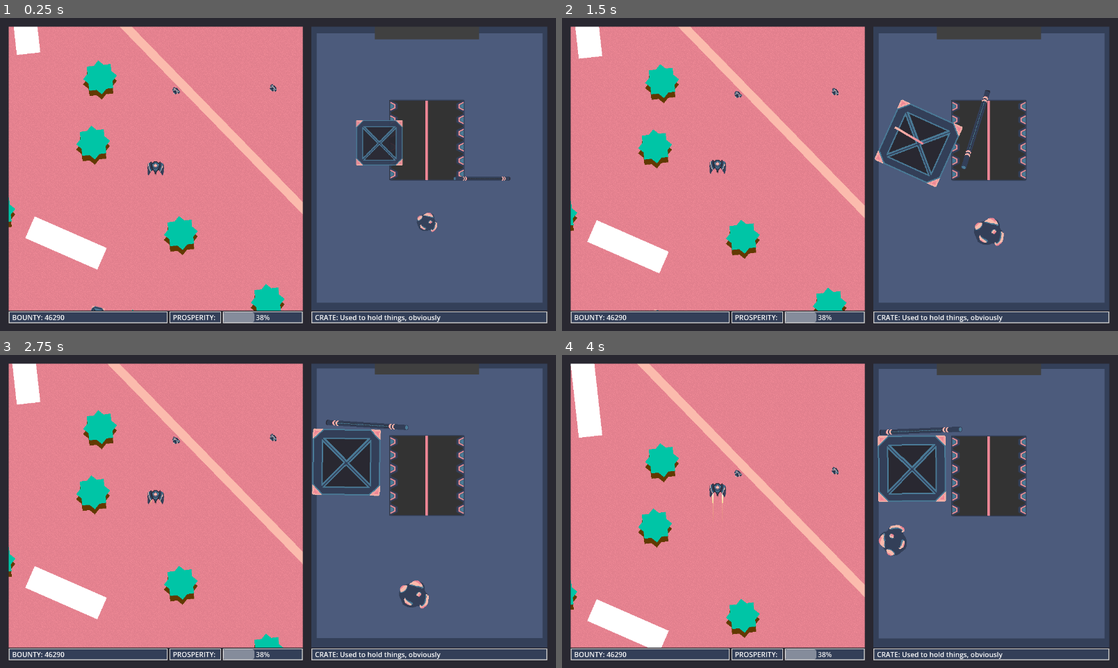
Above: before the commit, frames 1-4 (two rows, left to right).
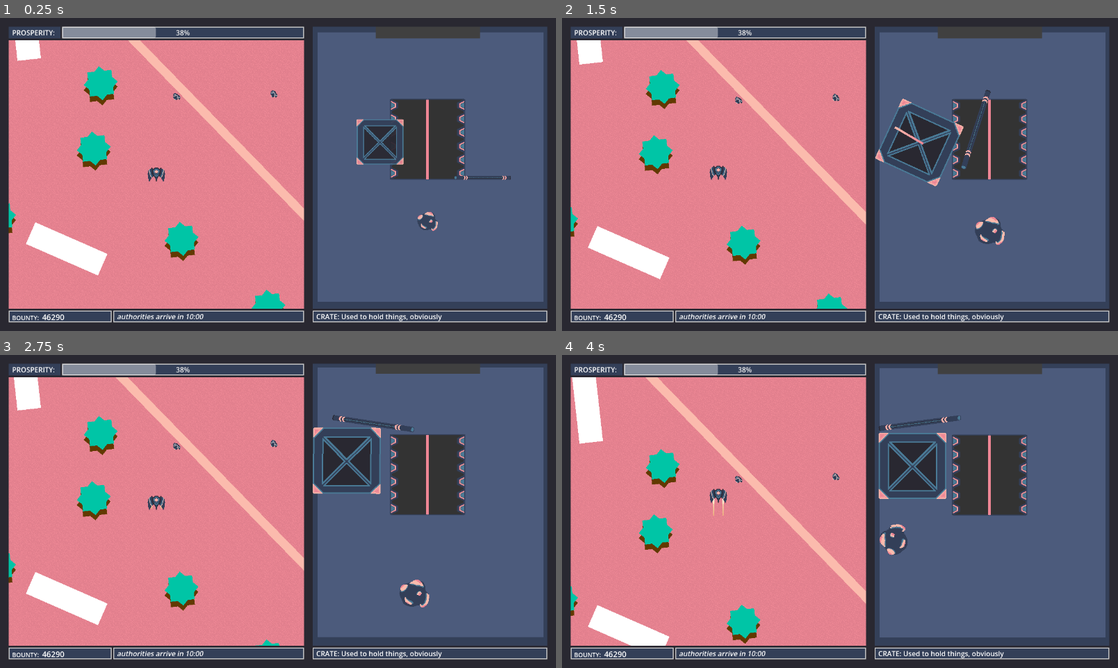
Above: after the commit, the same moments.

Repository: AstralStew/ProjectThornbury
Game: Godot game, scene res://Scenes/level.tscn
Two runs of this game, one before a commit and one after it. Both use one fixed random seed, a clock stepped at 60 frames per second and the inputs below.
Inputs (mouse positions are in pixels of both pictures, inside the frame that each line leads up to):
- Up to frame 1 (0.25 s): no input
- Up to frame 2 (1.5 s): drag from (990, 168) to (834, 89) at 0.52 s; drag from (923, 146) to (834, 89) at 1.27 s
- Up to frame 3 (2.75 s): move the mouse to (389, 436) at 2.02 s; hold D (MoveRight) from 2.03 s (still down); hold Shift (Boost) from 2.03 s (still down); click (389, 436) at 2.17 s
- Up to frame 4 (4 s): release D (MoveRight) at 2.75 s; release Shift (Boost) at 2.75 s; drag from (973, 596) to (739, 439) at 2.77 s; move the mouse to (1006, 558) at 3.52 s; hold A (MoveLeft) from 3.53 s (still down); hold Shift (Boost) from 3.53 s (still down)

The runs differ from the first frame. In frame 1, 9.8% of the frame differs, in the area x 1-99%, y 2-98%; in frame 2, 10%; in frame 3, 10%; in frame 4, 11%.

Commit message:
UI futzing

Diff:
--- a/Scenes/level.tscn
+++ b/Scenes/level.tscn
@@ -7,16 +7,21 @@
 
 [sub_resource type="StyleBoxFlat" id="StyleBoxFlat_wqkje"]
 content_margin_left = 8.0
-content_margin_top = 0.0
+content_margin_top = 2.0
 content_margin_right = 8.0
-content_margin_bottom = 0.0
+content_margin_bottom = 2.0
 bg_color = Color(0.2, 0.24705882, 0.34509805, 1)
 border_width_left = 2
 border_width_top = 2
 border_width_right = 2
 border_width_bottom = 2
-expand_margin_top = 2.0
-expand_margin_bottom = 2.0
+
+[sub_resource type="StyleBoxFlat" id="StyleBoxFlat_0f350"]
+content_margin_left = 8.0
+content_margin_top = 2.0
+content_margin_right = 8.0
+content_margin_bottom = 2.0
+bg_color = Color(0.2, 0.24705882, 0.34509805, 1)
 
 [sub_resource type="StyleBoxFlat" id="StyleBoxFlat_81xng"]
 content_margin_left = 20.0
@@ -82,28 +87,38 @@
 [node name="VBoxContainer" type="VBoxContainer" parent="UIHolder/MarginContainer/HBoxContainer" unique_id=1706203829]
 layout_mode = 2
 size_flags_horizontal = 3
-size_flags_stretch_ratio = 1.25
-
-[node name="OutsideManager" parent="UIHolder/MarginContainer/HBoxContainer/VBoxContainer" unique_id=1854772268 instance=ExtResource("2_81xng")]
-layout_mode = 2
-size_flags_vertical = 3
-collectable_pipe_prefab = ExtResource("2_6phgx")
+size_flags_stretch_ratio = 1.26
 
 [node name="HBoxContainer3" type="HBoxContainer" parent="UIHolder/MarginContainer/HBoxContainer/VBoxContainer" unique_id=408115628]
 layout_mode = 2
 
-[node name="Label2" type="Label" parent="UIHolder/MarginContainer/HBoxContainer/VBoxContainer/HBoxContainer3" unique_id=1195613248]
-layout_mode = 2
-size_flags_horizontal = 3
-theme_override_styles/normal = SubResource("StyleBoxFlat_wqkje")
-text = "BOUNTY: 46290"
+[node name="Label2" type="RichTextLabel" parent="UIHolder/MarginContainer/HBoxContainer/VBoxContainer/HBoxContainer3" unique_id=2122871635]
+visible = false
+layout_mode = 2
+size_flags_horizontal = 3
+size_flags_stretch_ratio = 0.54
+theme_override_font_sizes/normal_font_size = 14
+theme_override_styles/normal = SubResource("StyleBoxFlat_wqkje")
+bbcode_enabled = true
+text = "BOUNTY:  [font_size=18]46290"
+scroll_active = false
+vertical_alignment = 1
+
+[node name="Label4" type="RichTextLabel" parent="UIHolder/MarginContainer/HBoxContainer/VBoxContainer/HBoxContainer3" unique_id=1611190539]
+visible = false
+layout_mode = 2
+size_flags_horizontal = 3
+theme_override_styles/normal = SubResource("StyleBoxFlat_wqkje")
+bbcode_enabled = true
+text = "[i]authorities arrive in 10:00"
+scroll_active = false
 vertical_alignment = 1
 
 [node name="Label3" type="Label" parent="UIHolder/MarginContainer/HBoxContainer/VBoxContainer/HBoxContainer3" unique_id=886410127]
 layout_mode = 2
 size_flags_horizontal = 3
 size_flags_stretch_ratio = 0.0
-theme_override_styles/normal = SubResource("StyleBoxFlat_wqkje")
+theme_override_styles/normal = SubResource("StyleBoxFlat_0f350")
 text = "PROSPERITY: "
 vertical_alignment = 1
 
@@ -114,6 +129,35 @@
 theme_override_styles/background = SubResource("StyleBoxFlat_wqkje")
 value = 38.33
 
+[node name="OutsideManager" parent="UIHolder/MarginContainer/HBoxContainer/VBoxContainer" unique_id=1854772268 instance=ExtResource("2_81xng")]
+layout_mode = 2
+size_flags_vertical = 3
+collectable_pipe_prefab = ExtResource("2_6phgx")
+
+[node name="HBoxContainer4" type="HBoxContainer" parent="UIHolder/MarginContainer/HBoxContainer/VBoxContainer" unique_id=1771191263]
+custom_minimum_size = Vector2(0, 27)
+layout_mode = 2
+
+[node name="Label2" type="RichTextLabel" parent="UIHolder/MarginContainer/HBoxContainer/VBoxContainer/HBoxContainer4" unique_id=1357896985]
+layout_mode = 2
+size_flags_horizontal = 3
+size_flags_stretch_ratio = 0.54
+theme_override_font_sizes/normal_font_size = 14
+theme_override_styles/normal = SubResource("StyleBoxFlat_wqkje")
+bbcode_enabled = true
+text = "BOUNTY:  [font_size=18]46290"
+scroll_active = false
+vertical_alignment = 1
+
+[node name="Label4" type="RichTextLabel" parent="UIHolder/MarginContainer/HBoxContainer/VBoxContainer/HBoxContainer4" unique_id=1370415613]
+layout_mode = 2
+size_flags_horizontal = 3
+theme_override_styles/normal = SubResource("StyleBoxFlat_wqkje")
+bbcode_enabled = true
+text = "[i]authorities arrive in 10:00"
+scroll_active = false
+vertical_alignment = 1
+
 [node name="VBoxContainer2" type="VBoxContainer" parent="UIHolder/MarginContainer/HBoxContainer" unique_id=1162533289]
 layout_mode = 2
 size_flags_horizontal = 3
@@ -131,6 +175,17 @@
 theme_override_styles/normal = SubResource("StyleBoxFlat_wqkje")
 text = "CRATE: Used to hold things, obviously"
 vertical_alignment = 1
+
+[node name="MessageBgOverlay" type="ColorRect" parent="UIHolder" unique_id=6450553]
+visible = false
+modulate = Color(1, 1, 1, 0)
+layout_mode = 1
+anchors_preset = 15
+anchor_right = 1.0
+anchor_bottom = 1.0
+grow_horizontal = 2
+grow_vertical = 2
+color = Color(0.16078432, 0.15686275, 0.19215687, 1)
 
 [node name="MessageBox" type="PanelContainer" parent="UIHolder" unique_id=258760470]
 visible = false
--- a/Scripts/UIManager.gd
+++ b/Scripts/UIManager.gd
@@ -4,6 +4,7 @@
 
 @onready var ui_holder : Control = $UIHolder
 @onready var border : Control = $UIHolder/Border
+@onready var msg_bg_overlay : Control = $UIHolder/MessageBgOverlay
 
 static var has_taken_damage : bool = false # don't reset this on restart!
 
@@ -20,26 +21,32 @@
 
 func start_time(fade:=0.0) -> void:
 	get_tree().paused = false
-
 	if fade:
+		msg_bg_overlay.visible = true
+		msg_bg_overlay.modulate = Color(1,1,1,0.25)
 		Engine.time_scale = 0.0
-		var _tween:Tween = create_tween().set_ignore_time_scale().set_pause_mode(Tween.TWEEN_PAUSE_PROCESS)
-		_tween.tween_property(Engine,"time_scale",1,fade).set_ease(Tween.EASE_IN).set_trans(Tween.TRANS_QUAD)
+		var _tween:Tween = create_tween().set_ignore_time_scale().set_pause_mode(Tween.TWEEN_PAUSE_PROCESS).set_parallel().set_ease(Tween.EASE_IN).set_trans(Tween.TRANS_QUAD)
+		_tween.tween_property(Engine,"time_scale",1,fade)
+		_tween.tween_property(msg_bg_overlay,"modulate", Color(1,1,1,0),fade)
 		await get_tree().create_timer(fade,true,false,true).timeout
 		await get_tree().process_frame
 		Engine.time_scale = 1.0
+	msg_bg_overlay.visible = false
 
 
 
 func stop_time(fade:=0.0) -> void:
+	msg_bg_overlay.visible = true
 	if fade:
+		msg_bg_overlay.modulate = Color(1,1,1,0)
 		Engine.time_scale = 1.0
-		var _tween:Tween = create_tween().set_ignore_time_scale().set_pause_mode(Tween.TWEEN_PAUSE_PROCESS)
-		_tween.tween_property(Engine,"time_scale",0,fade).set_ease(Tween.EASE_OUT).set_trans(Tween.TRANS_QUAD)
+		var _tween:Tween = create_tween().set_ignore_time_scale().set_pause_mode(Tween.TWEEN_PAUSE_PROCESS).set_parallel().set_ease(Tween.EASE_OUT).set_trans(Tween.TRANS_QUAD)
+		_tween.tween_property(Engine,"time_scale",0,fade)
+		_tween.tween_property(msg_bg_overlay,"modulate", Color(1,1,1,0.25),fade)
 		await get_tree().create_timer(fade,true,false,true).timeout
 		await get_tree().process_frame
 		Engine.time_scale = 1.0
-
+	msg_bg_overlay.modulate = Color(1,1,1,1)
 	get_tree().paused = true
 
 
